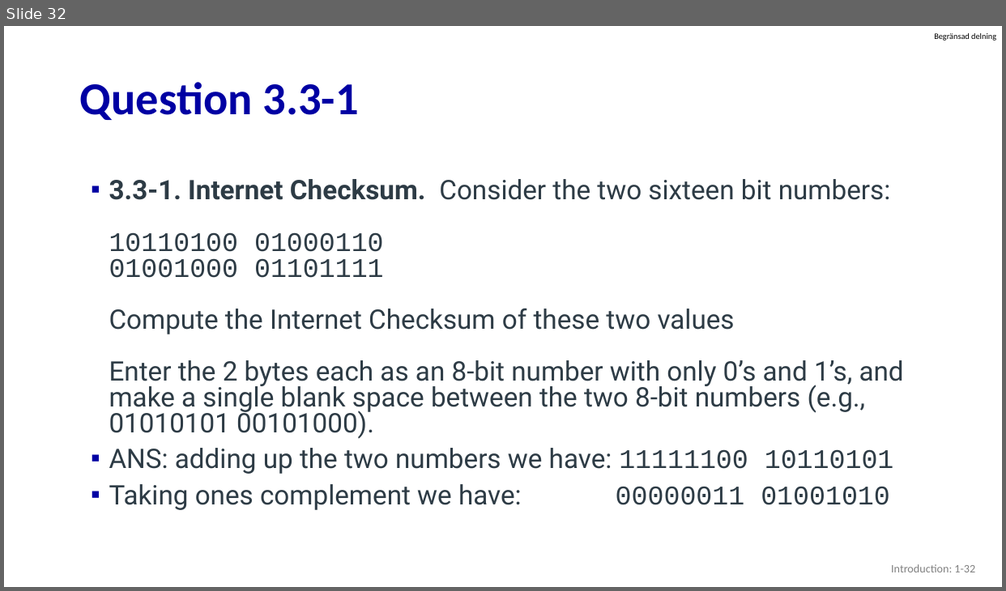
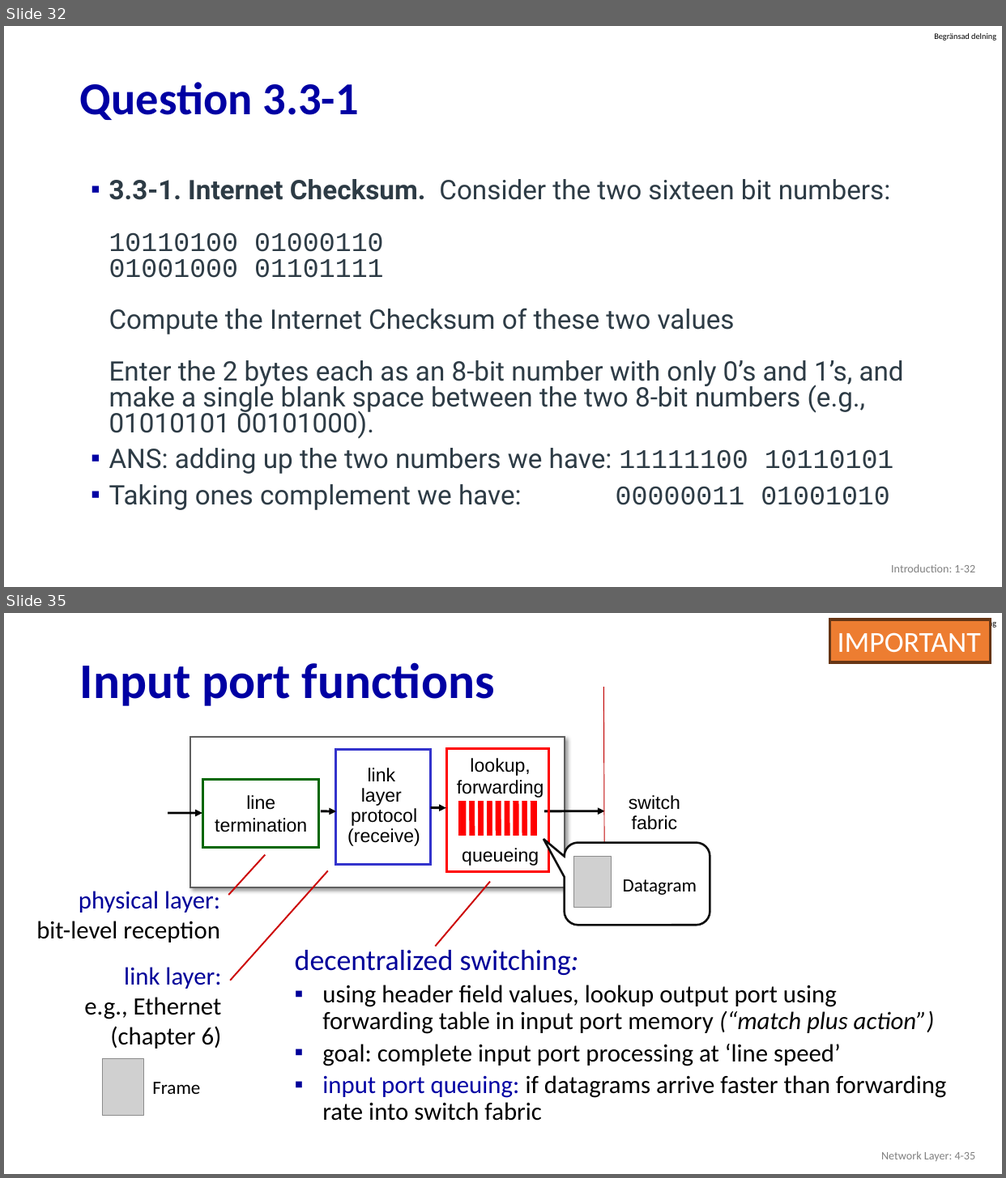
Before and after one commit to guhofstra/CSC175, a slide deck: PPTs/Quiz/Midterm Exam 2024.pptx. Shown one above the other, each under a label of ours: slide 32 before the commit, slides 32 and 35 after it; the slides between them are not shown. The pictures are 1006x591 and 1006x1178 pixels, drawn with LibreOffice and Linux fonts; fonts in the diff are those of the drawing; grey boxes stand for pictures. Boxes give left, top, right and bottom in pixels: in the first picture for what was removed or moved away, otherwise in the second. Text is boxed around its words. In the diff, an @@ line names an element or a change of style, - is before the commit and + after.

```diff
--- a/PPTs/Quiz/Midterm Exam 2024.pptx
+++ b/PPTs/Quiz/Midterm Exam 2024.pptx
@@ slide 35 added at <box>4,613,1002,1174</box>, background #FFFFFF; not listed: 1 template element that a slide beside it also shows @@
@@ rectangle added at <box>829,619,990,662</box>, fill #ED7D31, outline #683715 3 pt, 28 pt, text #FFFFFF @@
+IMPORTANT
@@ title added at <box>80,662,495,706</box>, 48 pt, text #0000A3, bold @@
+Input port functions
@@ line added from (603, 687) to (604, 922), #C00000 0.75 pt @@
@@ rectangle added at <box>190,737,565,888</box>, fill #FFFFFF, outline #5F5F5F 1.5 pt @@
@@ rectangle added at <box>203,779,319,847</box>, fill #FFFFFF, outline #006600 2.25 pt, 18 pt, text #000000 @@
+line
+termination
@@ text added at <box>629,795,680,830</box>, 18 pt, text #000000 @@
+switch
+fabric
@@ arrow added from (168, 813) to (202, 813), #000000 2.25 pt @@
@@ arrow added from (544, 811) to (604, 811), #000000 2.25 pt @@
@@ line added from (228, 895) to (266, 855), #CC0000 1.5 pt @@
@@ rounded speech box added at <box>565,843,710,925</box>, fill #FFFFFF, outline #0D0D0D 2 pt @@
@@ group added at <box>84,749,430,1049</box>: 2 texts, 1 rectangle, 1 arrow, 1 line @@
+link
+layer
+protocol
+(receive)
+link layer:
+e.g., Ethernet
+(chapter 6)
@@ picture added at <box>573,856,611,907</box> @@
@@ text added at <box>623,879,697,895</box>, 18 pt, text #000000 @@
+Datagram
@@ text added at <box>36,888,220,943</box>, 24 pt, text #000000 @@
+physical layer:
+bit-level reception
@@ group added at <box>295,748,947,1121</box>: 9 lines, 2 texts, 2 rectangles, 1 arrow @@
+lookup,
+forwarding
+queueing
+decentralized switching:
+▪ using header field values, lookup output port using forwarding table in input port memory (“match plus action”)
+▪ goal: complete input port processing at ‘line speed’
+▪ input port queuing: if datagrams arrive faster than forwarding rate into switch fabric
@@ picture added at <box>102,1059,143,1116</box> @@
@@ text added at <box>152,1082,200,1094</box>, 18 pt, text #000000 @@
+Frame
@@ text added at <box>881,1152,976,1161</box>, 11 pt, text #808080 @@
+Network Layer: 4-35
```
Also in this commit, not shown: 10 slides changed, 6 other slides added, 1 other file.
